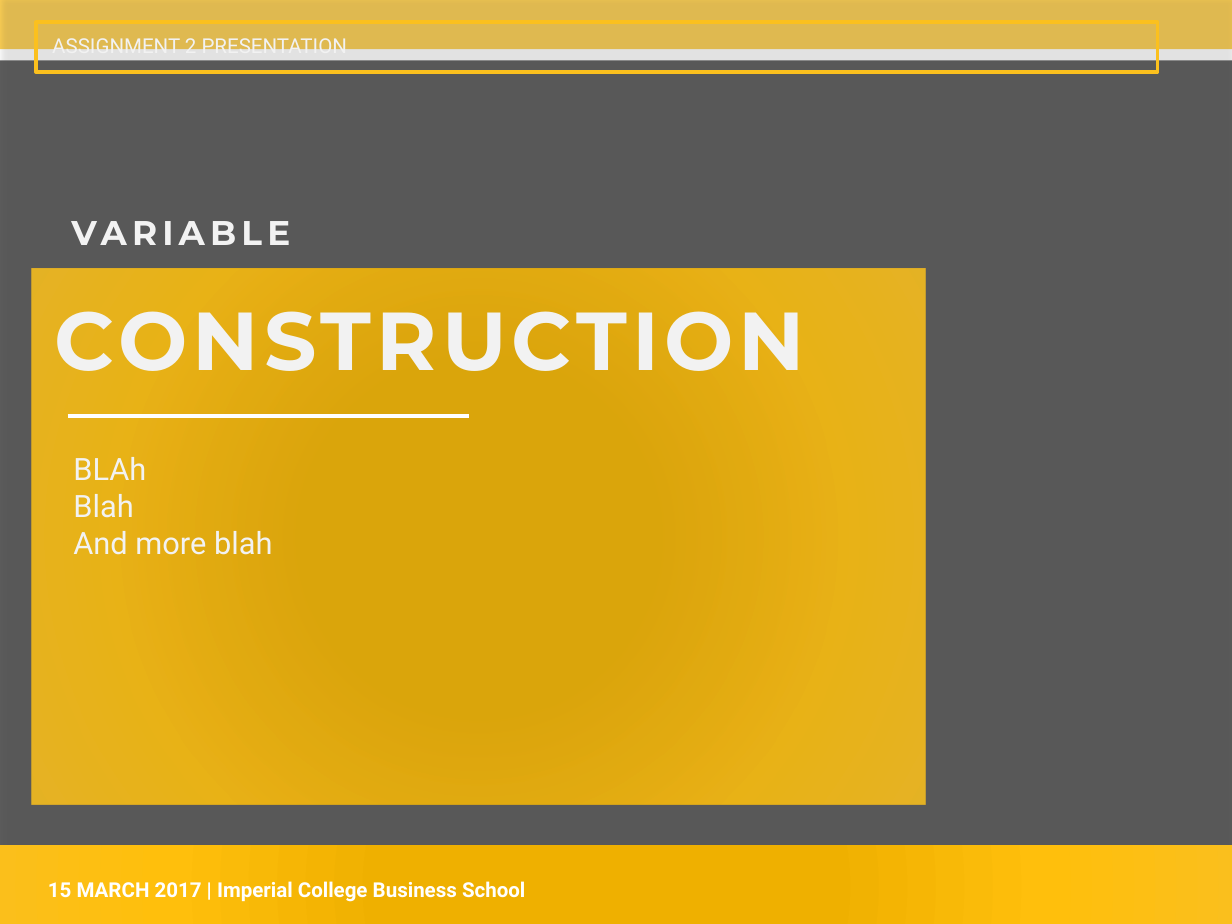
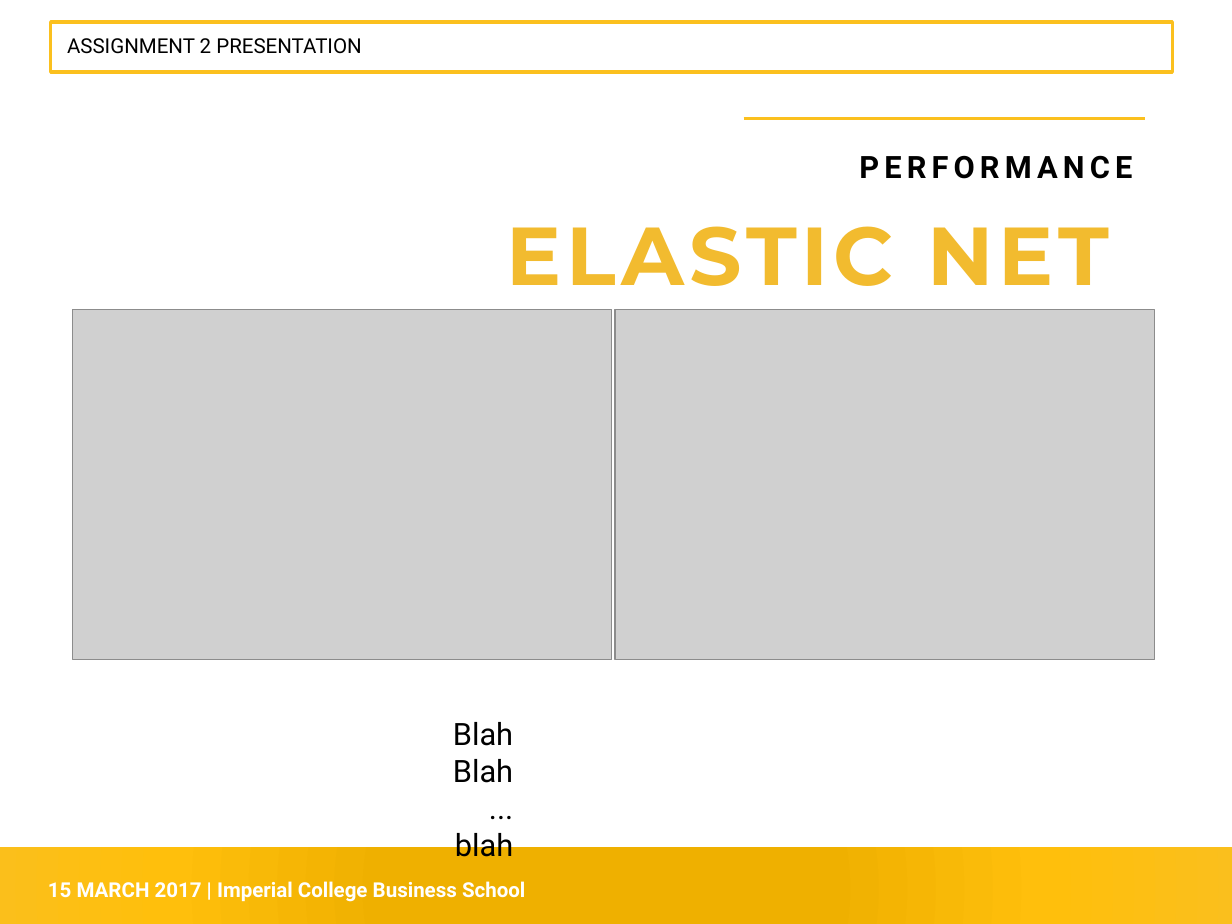
Before and after one commit to siowmeng/bigdatafinance, a slide deck: slide 7 of Presentation.pptx (slide 2 before the commit). Drawn at 1232x924 pixels with LibreOffice and Linux fonts; fonts in the diff are those of the drawing; grey boxes stand for pictures; background and template pictures are left out; a plain dark background stands for a picture behind light text. Boxes give left, top, right and bottom in pixels: in the first picture for what was removed or moved away, otherwise in the second. Text is boxed around its words. In the diff, an @@ line names an element or a change of style, - is before the commit and + after.

```diff
--- a/Presentation.pptx
+++ b/Presentation.pptx
@@ background picture (left out) to #FFFFFF @@
@@ rectangle removed at [0, 0, 1232, 924] @@
@@ rectangle added at [0, 0, 1232, 84], fill #FFFFFF @@
@@ rectangle: place and size @@
-rectangle at [36, 22, 1157, 71]
+rectangle at [51, 22, 1172, 71]
@@ text "ASSIGNMENT 2 PRESENTATION": place and size @@
-text "ASSIGNMENT 2 PRESENTATION" at [52, 34, 347, 53]
+text "ASSIGNMENT 2 PRESENTATION" at [67, 38, 361, 54]
@@ text "ASSIGNMENT 2 PRESENTATION" at [67, 38, 361, 54]: text colour #F2F2F2 to #000000 @@
@@ rectangle removed at [0, 30, 1232, 60] @@
@@ line added from (744, 118) to (1145, 118), #FBC01E 2.08 pt @@
@@ text added at [859, 155, 1132, 179], 18 pt, text #000000, bold @@
+PERFORMANCE
@@ text removed at [59, 205, 1180, 259] @@
-VARIABLE
@@ text added at [506, 226, 1109, 286], 48 pt, text #F2BB2F, bold @@
+ELASTIC NET
@@ rectangle removed at [32, 269, 926, 806] @@
@@ text removed at [55, 311, 805, 371] @@
-CONSTRUCTION
@@ picture added at [73, 309, 612, 659] @@
@@ picture added at [615, 309, 1154, 659] @@
@@ line removed from (68, 416) to (469, 416) @@
@@ text at [73, 457, 146, 480]: paragraph removed @@
-BLAh
@@ text "Blah": place and size @@
-text "Blah" at [73, 457, 272, 555]
+text "Blah" at [453, 722, 513, 857]
@@ text at [453, 722, 513, 746]: text colour #F2F2F2 to #000000 in "Blah"; alignment left to right @@
@@ text at [453, 759, 513, 857]: text changed; text colour #F2F2F2 to #000000 @@
-And more blah
+Blah
+...
+blah
```
Also in this commit, not shown: 7 other slides changed, 3 slides added, 2 slides removed.
